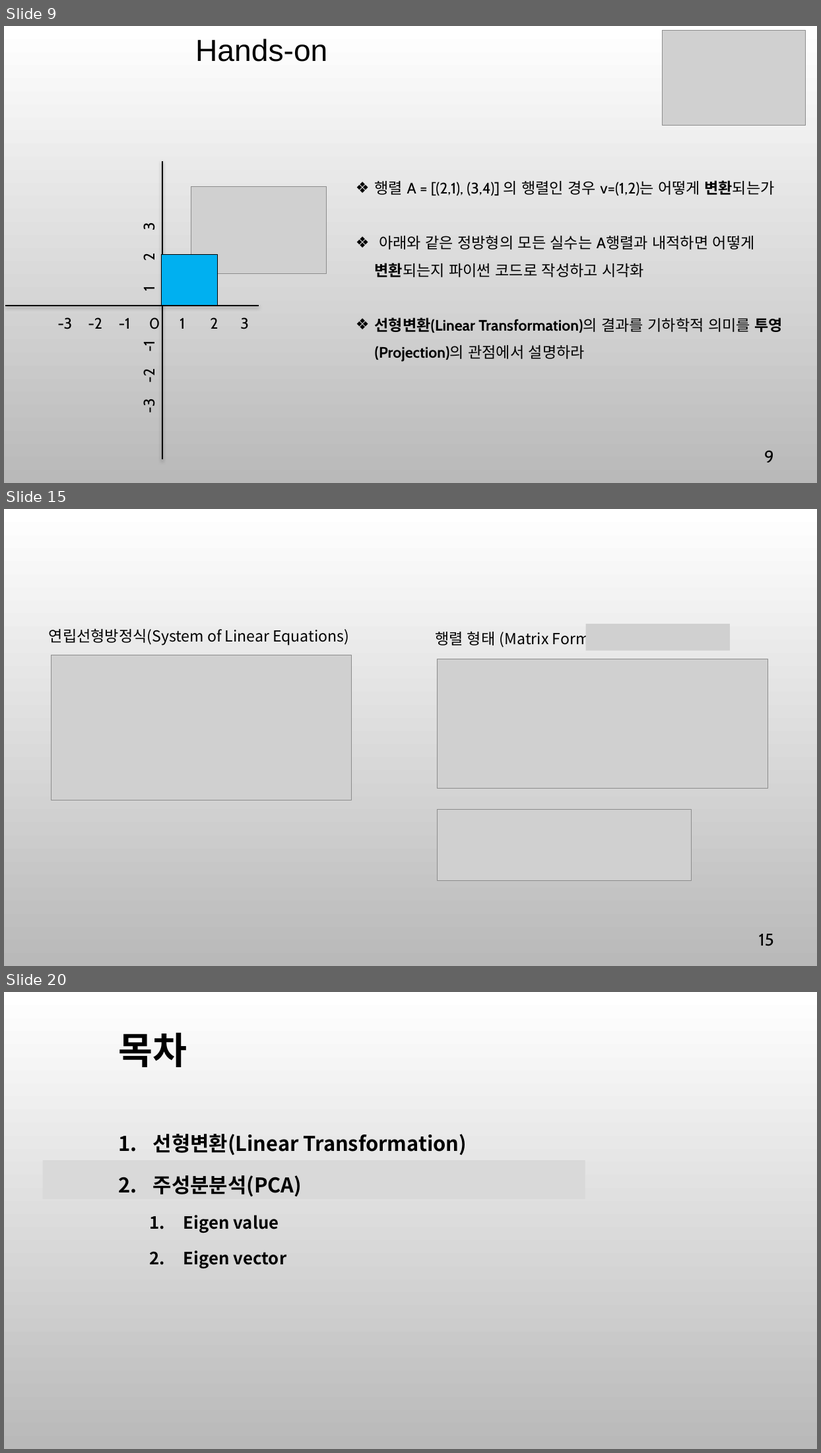
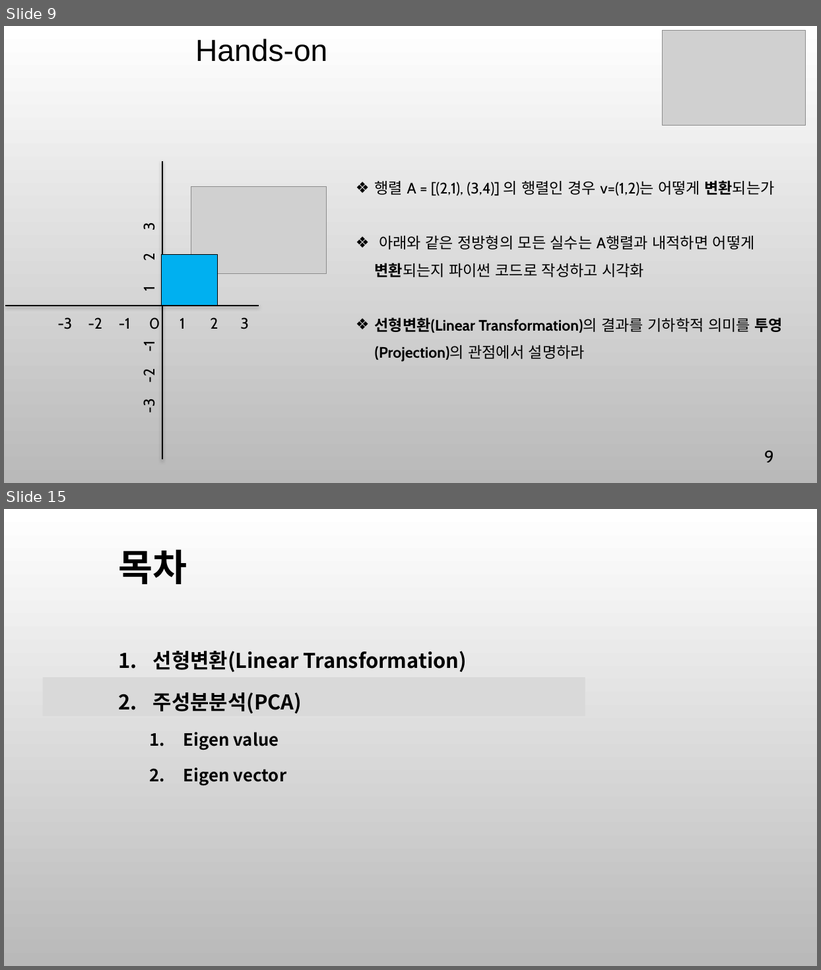
Before and after one commit to ancestor9/mathematics-for-machine-learning, a slide deck: Linear_Algebra/w5_PCA_linear_transformation.pptx. Shown one above the other, each under a label of ours: slides 9, 15 and 20 before the commit, slides 9 and 15 after it; the slides between them are not shown. The pictures are 821x1453 and 821x970 pixels, drawn with LibreOffice and Linux fonts; fonts in the diff are those of the drawing; grey boxes stand for pictures; background and template pictures are left out. Boxes give left, top, right and bottom in pixels: in the first picture for what was removed or moved away, otherwise in the second. Text is boxed around its words. In the diff, an @@ line names an element or a change of style, - is before the commit and + after.

```diff
--- a/Linear_Algebra/w5_PCA_linear_transformation.pptx
+++ b/Linear_Algebra/w5_PCA_linear_transformation.pptx
@@ slide 15 removed at [4, 509, 817, 966], background picture (left out) @@
@@ picture removed at [586, 624, 730, 650] @@
@@ text removed at [49, 628, 349, 646] @@
-연립선형방정식(System of Linear Equations)
@@ text removed at [435, 631, 595, 648] @@
-행렬 형태 (Matrix Form)
@@ picture removed at [51, 656, 351, 801] @@
@@ picture removed at [437, 659, 768, 788] @@
@@ picture removed at [437, 809, 692, 881] @@
@@ page number removed at [759, 934, 774, 947] @@
-15
@@ what was slide 20 is now slide 15 @@
```
Also in this commit, not shown: 13 slides changed, 2 slides added, 4 other slides removed, 1 other file.
